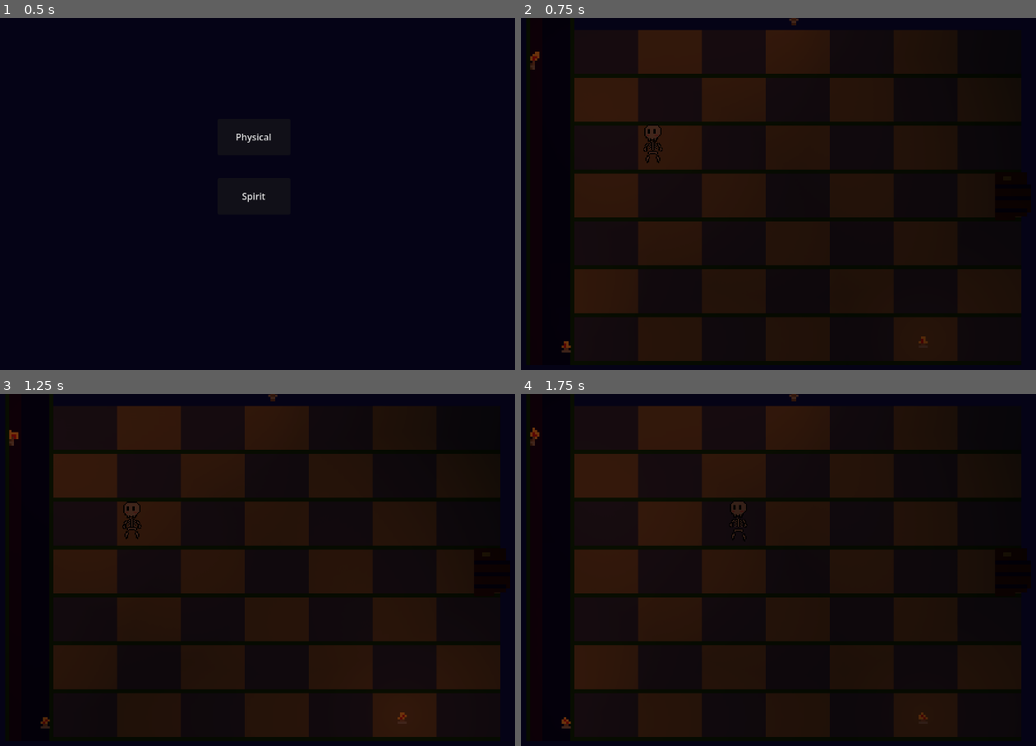
Above: before the commit, frames 1-4 (two rows, left to right).
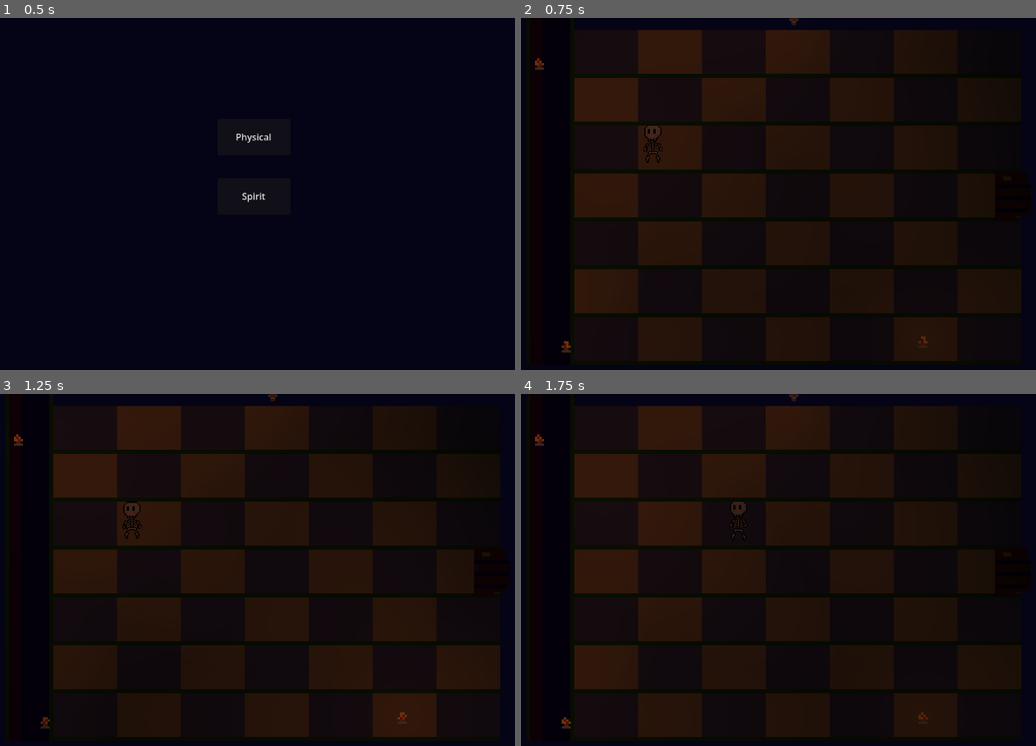
Above: after the commit, the same moments.

Repository: FlorianLesieur/UniJamTeam2Coop
Game: Godot game, scene res://Scenes/App.tscn
Two runs of this game, one before a commit and one after it. Both use one fixed random seed, a clock stepped at 60 frames per second and the inputs below.
Inputs (mouse positions are in pixels of both pictures, inside the frame that each line leads up to):
- Up to frame 1 (0.5 s): no input
- Up to frame 2 (0.75 s): click "Physical" at 0.5 s
- Up to frame 3 (1.25 s): no input
- Up to frame 4 (1.75 s): tap Enter at 1.25 s; move the mouse to (922, 559) at 1.27 s; hold Right (Right) from 1.28 s (still down); tap F (Interact) at 1.35 s; click (922, 559) at 1.42 s

Frame 1 is identical in both runs. In frame 2, 0.1% of the frame differs, in the area x 1-5%, y 9-15%; in frame 3, less than 0.1%; in frame 4, less than 0.1%.

Commit message:
allumer torches
On peut allumer et éteindre les torches.
Dans game, lorsque l'on rentre dans une salle, les toches sont allumées et quand on fait demi-tour, elles sont éteintes.

Diff:
--- a/Scenes/Physique/Room/Room1.tscn
+++ b/Scenes/Physique/Room/Room1.tscn
@@ -19,6 +19,7 @@
 
 [node name="Room" parent="." unique_id=1018444833 instance=ExtResource("2_ac2h6")]
 script = ExtResource("1_rqtq1")
+allume = null
 
 [node name="buttonDoor" parent="Room" unique_id=1878903987 instance=ExtResource("5_rqtq1")]
 position = Vector2(989, 373)
@@ -35,7 +36,6 @@
 
 [node name="Torche" parent="Torches" unique_id=1524118317 instance=ExtResource("8_iclru")]
 position = Vector2(163, 138)
-side = "ouest"
 
 [node name="Torche2" parent="Torches" unique_id=1997836557 instance=ExtResource("8_iclru")]
 position = Vector2(609, 60)
--- a/Scripts/Physique/Room/Room.gd
+++ b/Scripts/Physique/Room/Room.gd
@@ -18,3 +18,9 @@
 	print("sortie")
 	if body is Player:
 		sorti.emit()
+
+func allumer():
+	$"../Torches".show()
+
+func eteindre():
+	$"../Torches".hide()
--- a/Scripts/Physique/Room/SupportRoom.gd
+++ b/Scripts/Physique/Room/SupportRoom.gd
@@ -19,3 +19,9 @@
 
 func getMiddle() -> Vector2 :
 	return room.middle.position + position
+
+func allumer() -> void :
+	room.allumer()
+
+func eteindre() -> void :
+	room.eteindre()
--- a/Scripts/Physique/Torche.gd
+++ b/Scripts/Physique/Torche.gd
@@ -1,4 +1,5 @@
 extends Node2D
+class_name Torche
 
 
 @onready var animation : AnimatedSprite2D = $AnimatedSprite2D
--- a/Scripts/game.gd
+++ b/Scripts/game.gd
@@ -22,6 +22,7 @@
 
 	emplacement -= 1
 	print(emplacement)
+	rooms[emplacement-1].eteindre()
 	player.position = rooms[emplacement-1].getExit()
 	camera.position = rooms[emplacement-1].getMiddle()
 
@@ -32,5 +33,6 @@
 
 	emplacement += 1
 	print(emplacement)
+	rooms[emplacement-1].allumer()
 	player.position = rooms[emplacement-1].getEntry()
 	camera.position = rooms[emplacement-1].getMiddle()
Not shown, added: Scenes/Physique/Game.tscn3529105228.tmp
